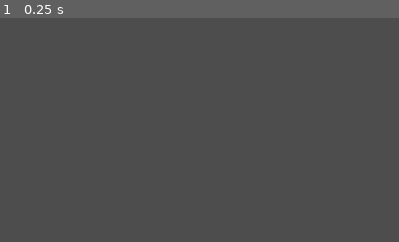
Above: before the commit, frame 1.
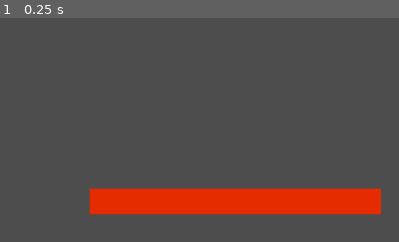
Above: after the commit, the same moment.

Repository: pryganss/TB-DCrawl
Game: Godot game, scene res://game.tscn
The game is run twice, just before and just after one commit, with the same random seed, the same clock (stepped at 60 frames per second) and the same inputs. Before the commit the project has no main scene; this scene is started directly in both runs.
Inputs:
- Up to frame 1 (0.25 s): no input
The pictures show only the part of the screen within x 50-100%, y 50-100%; the shares and areas given below are measured in that part.

The runs differ from the first frame. In frame 1, 8.8% of the frame differs, in the area x 22-96%, y 75-88%.

Commit message:
add ui with healthbar to game scene

Diff:
--- a/game.tscn
+++ b/game.tscn
@@ -1,8 +1,9 @@
-[gd_scene load_steps=4 format=3 uid="uid://bspx880yfoc6m"]
+[gd_scene load_steps=5 format=3 uid="uid://bspx880yfoc6m"]
 
 [ext_resource type="Script" uid="uid://c1ge13dpv2th8" path="res://src/game_manager.gd" id="1_80nbo"]
 [ext_resource type="TileSet" uid="uid://cxs4k2byg0m2y" path="res://Assets/ts_32rogues.tres" id="2_e2o6t"]
 [ext_resource type="Script" uid="uid://cxu2x65ria13m" path="res://src/event_handler.gd" id="3_feb5d"]
+[ext_resource type="PackedScene" uid="uid://cjj65xjfefnqx" path="res://src/ui.tscn" id="4_fc0e3"]
 
 [node name="GameManager" type="Node2D"]
 script = ExtResource("1_80nbo")
@@ -22,3 +23,5 @@
 
 [node name="EventHandler" type="Node" parent="."]
 script = ExtResource("3_feb5d")
+
+[node name="UI" parent="." instance=ExtResource("4_fc0e3")]
--- a/project.godot
+++ b/project.godot
@@ -11,6 +11,7 @@
 [application]
 
 config/name="TB-DCrawl"
+run/main_scene="uid://bspx880yfoc6m"
 config/features=PackedStringArray("4.4", "GL Compatibility")
 config/icon="res://icon.svg"
 
--- a/src/Entities/Components/fighter_component.gd
+++ b/src/Entities/Components/fighter_component.gd
@@ -4,6 +4,7 @@
 const TYPE = cpnt.FIGHTER
 
 signal died(entity: Entity)
+signal damaged()
 
 var MAX_HP: int:
 	set(value):
@@ -13,6 +14,7 @@
 	set(value):
 		hp = min(value, MAX_HP)
 		if hp <= 0: die()
+		damaged.emit()
 
 
 func _init(component_definition: FighterComponentDefinition):
--- a/src/game_manager.gd
+++ b/src/game_manager.gd
@@ -29,9 +29,12 @@
 	Map.player = player
 	entities.add_child(player)
 
-	var player_died: Signal = player.components.get(cpnt.FIGHTER).died as Signal
+	var plr_fighter_component: FighterComponent = player.components.get(cpnt.FIGHTER) as FighterComponent
 
-	player_died.connect(reset)
+	plr_fighter_component.died.connect(reset)
+	plr_fighter_component.damaged.connect($UI.update_health)
+
+	$UI.update_health()
 
 	var npc = Entity.new(npc_definition, Vector2i(2, 3))
 	add_actor(npc)
--- /dev/null
+++ b/src/ui.gd
@@ -0,0 +1,9 @@
+extends CanvasLayer
+
+var fighter_component: FighterComponent
+
+func update_health():
+	if not fighter_component:
+		fighter_component = Map.player.components.get(cpnt.FIGHTER) as FighterComponent
+
+	%HealthBar.value = float(fighter_component.hp) / float(fighter_component.MAX_HP) * 100.0
--- /dev/null
+++ b/src/ui.tscn
@@ -0,0 +1,29 @@
+[gd_scene load_steps=4 format=3 uid="uid://cjj65xjfefnqx"]
+
+[ext_resource type="Script" uid="uid://im7j5nw8n0e0" path="res://src/ui.gd" id="1_731sn"]
+
+[sub_resource type="StyleBoxFlat" id="StyleBoxFlat_515sp"]
+bg_color = Color(0.165656, 0.165656, 0.165656, 1)
+
+[sub_resource type="StyleBoxFlat" id="StyleBoxFlat_02y5j"]
+bg_color = Color(0.900678, 0.169044, 0, 1)
+
+[node name="UI" type="CanvasLayer"]
+script = ExtResource("1_731sn")
+
+[node name="HealthBar" type="ProgressBar" parent="."]
+unique_name_in_owner = true
+anchors_preset = 3
+anchor_left = 1.0
+anchor_top = 1.0
+anchor_right = 1.0
+anchor_bottom = 1.0
+offset_left = -446.0
+offset_top = -77.0
+offset_right = -26.0
+offset_bottom = -40.0
+grow_horizontal = 0
+grow_vertical = 0
+theme_override_styles/background = SubResource("StyleBoxFlat_515sp")
+theme_override_styles/fill = SubResource("StyleBoxFlat_02y5j")
+show_percentage = false
Not shown, added: src/ui.gd.uid
